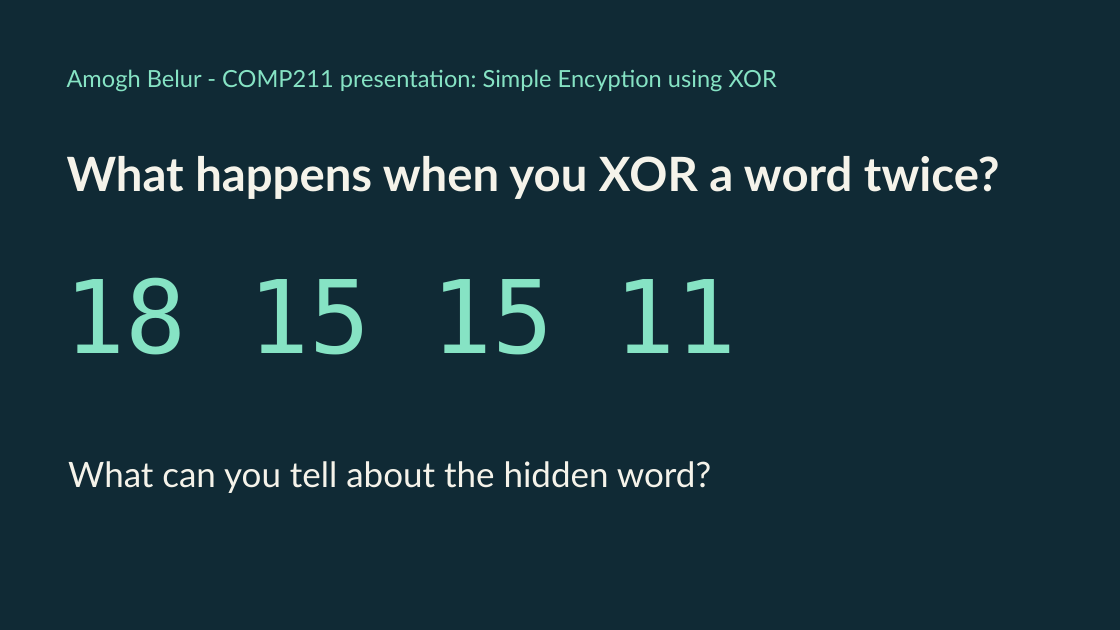
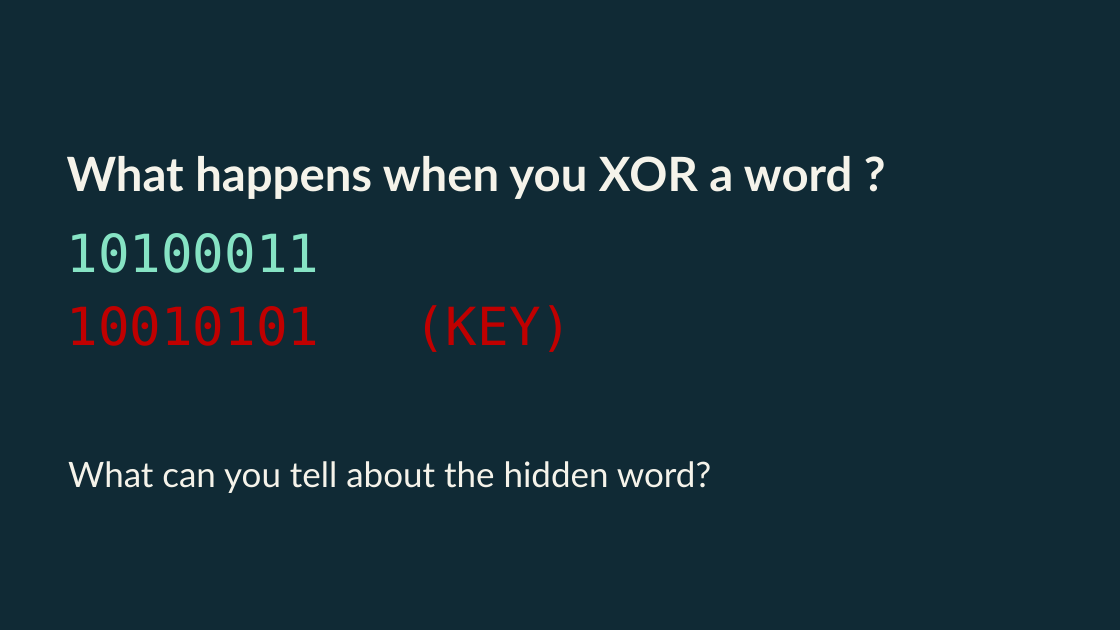
Before and after one commit to Amoji325/comp211-xor-demo, a slide deck: slide 3 of xor-slides.pptx (slide 1 before the commit). Drawn at 1120x630 pixels with LibreOffice and Linux fonts; fonts in the diff are those of the drawing. Boxes give left, top, right and bottom in pixels: in the first picture for what was removed or moved away, otherwise in the second. Text is boxed around its words. In the diff, an @@ line names an element or a change of style, - is before the commit and + after.

```diff
--- a/xor-slides.pptx
+++ b/xor-slides.pptx
@@ text removed at [67, 69, 777, 92] @@
-Amogh Belur - COMP211 presentation: Simple Encyption using XOR
@@ text at [67, 156, 853, 199]: text changed @@
-What happens when you XOR a word twice?
+What happens when you XOR a word ?
@@ text at [67, 233, 320, 273]: text changed; size 87 to 45 pt @@
-18 15 15 11
+10100011
@@ text added at [67, 305, 572, 352], 45 pt, text #C00000 @@
+10010101 (KEY)
```
Also in this commit, not shown: 2 other slides changed, 3 slides added.
